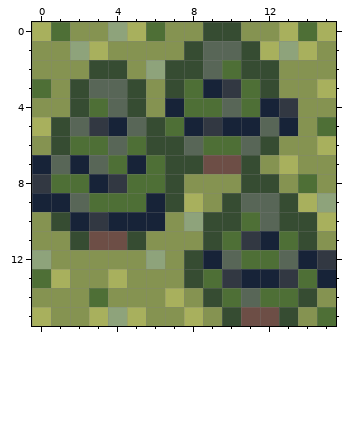
File history of a pixel-art sprite, sudokuart/trees.png. Above is the file before it was changed.
The file is 16x16 pixels. Colours within 5 levels of each other are drawn and written as one.
After the commit:
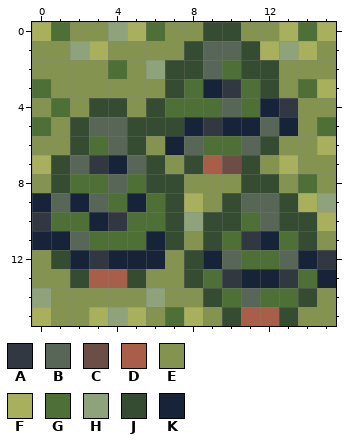
Palette (. is transparent): A #323842  B #586657  C #6d4e46  D #a95e4a  E #859351  F #a8b05d  G #4e6f36  H #8ea37b  J #364c32  K #172338
Edits made:
{"y":2,"x":3,"old":"JJ","new":"EG"}
{"y":3,"x":2,"old":"JBBJ","new":"EEEE"}
{"y":3,"x":14,"old":"E","new":"G"}
{"y":4,"x":1,"old":"EJGBJEK","new":"GEJJEJG"}
{"y":5,"x":0,"old":"FJBAKB","new":"GEJBBJ"}
{"y":5,"x":7,"old":"G","new":"J"}
{"y":6,"x":1,"old":"JG","new":"EJ"}
{"y":6,"x":5,"old":"GJJ","new":"JEK"}
{"y":7,"x":0,"old":"KBKBGKGJ","new":"FJBAKBJE"}
{"y":7,"x":9,"old":"C","new":"D"}
{"y":8,"x":0,"old":"AG","new":"EJ"}
{"y":8,"x":3,"old":"KA","new":"GB"}
{"y":8,"x":6,"old":"G","new":"J"}
{"y":9,"x":1,"old":"KBG","new":"BKB"}
{"y":9,"x":5,"old":"GK","new":"KG"}
{"y":10,"x":0,"old":"EJKAKKKE","new":"AGGKAGGJ"}
{"y":11,"x":0,"old":"EEJCCJEE","new":"KKBGGGKJ"}
{"y":12,"x":0,"old":"HEEEEEH","new":"EJKAKKK"}
{"y":13,"x":0,"old":"GFEEFE","new":"EEJDDJ"}
{"y":14,"x":0,"old":"E","new":"H"}
{"y":14,"x":3,"old":"G","new":"E"}
{"y":14,"x":6,"old":"EF","new":"HE"}
{"y":15,"x":7,"old":"E","new":"G"}
{"y":15,"x":11,"old":"CC","new":"DD"}
{"y":15,"x":15,"old":"G","new":"E"}
